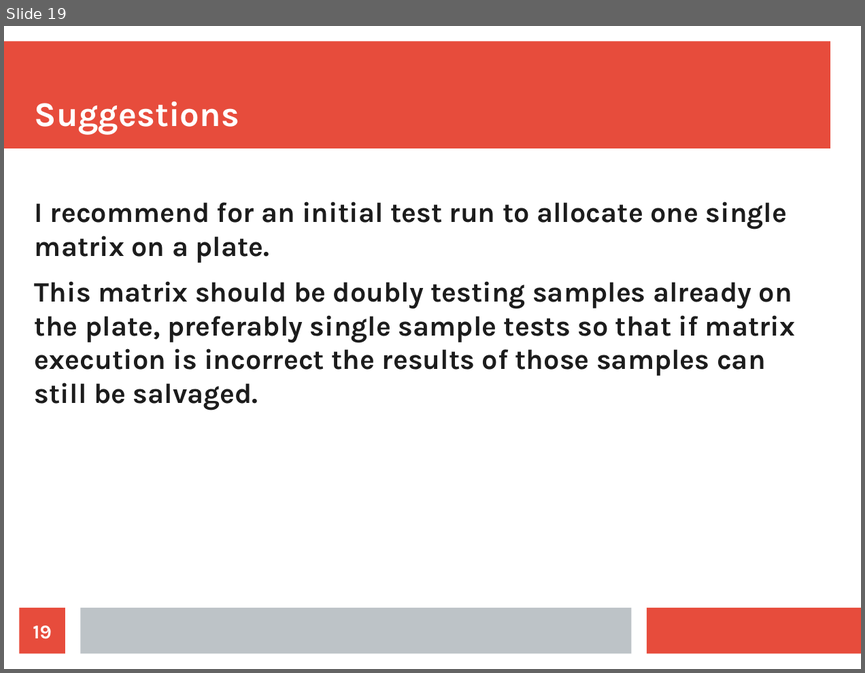
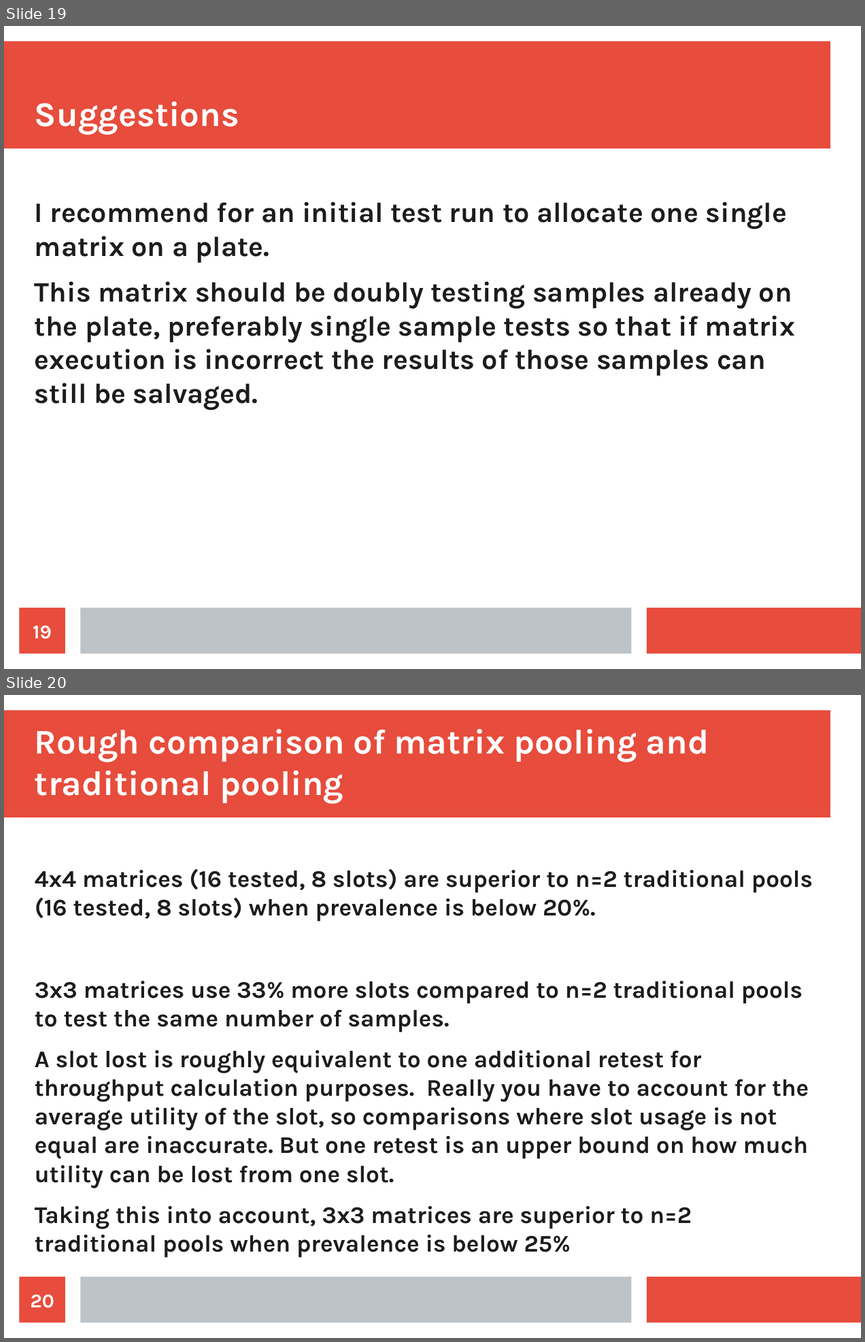
Before and after one commit to otbking/matrixpooling, a slide deck: procedure1.odp. Shown one above the other, each under a label of ours: slide 19 before the commit, slides 19 and 20 after it. The pictures are 865x673 and 865x1342 pixels, drawn with LibreOffice and Linux fonts; fonts in the diff are those of the drawing. Boxes give left, top, right and bottom in pixels: in the first picture for what was removed or moved away, otherwise in the second. Text is boxed around its words. In the diff, an @@ line names an element or a change of style, - is before the commit and + after.

```diff
--- a/procedure1.odp
+++ b/procedure1.odp
@@ slide 20 added at bbox=[4, 695, 861, 1338], background #FFFFFF; not listed: 3 template elements that a slide beside it also shows @@
@@ title added at bbox=[35, 729, 709, 803], 32 pt, text #FFFFFF, bold @@
+Rough comparison of matrix pooling and traditional pooling
@@ text added at bbox=[35, 868, 813, 1257], 22.1 pt, text #1C1C1C, bold @@
+4x4 matrices (16 tested, 8 slots) are superior to n=2 traditional pools (16 tested, 8 slots) when prevalence is below 20%.
+3x3 matrices use 33% more slots compared to n=2 traditional pools to test the same number of samples.
+A slot lost is roughly equivalent to one additional retest for throughput calculation purposes. Really you have to account for the average utility of the slot, so comparisons where slot usage is not equal are inaccurate. But one retest is an upper bound on how much utility can be lost from one slot.
+Taking this into account, 3x3 matrices are superior to n=2 traditional pools when prevalence is below 25%
@@ page number added at bbox=[20, 1276, 65, 1323], fill #E74C3C, 18 pt, text #FFFFFF, bold @@
+20
```
Also in this commit, not shown: 2 other slides added, 1 slide removed.
